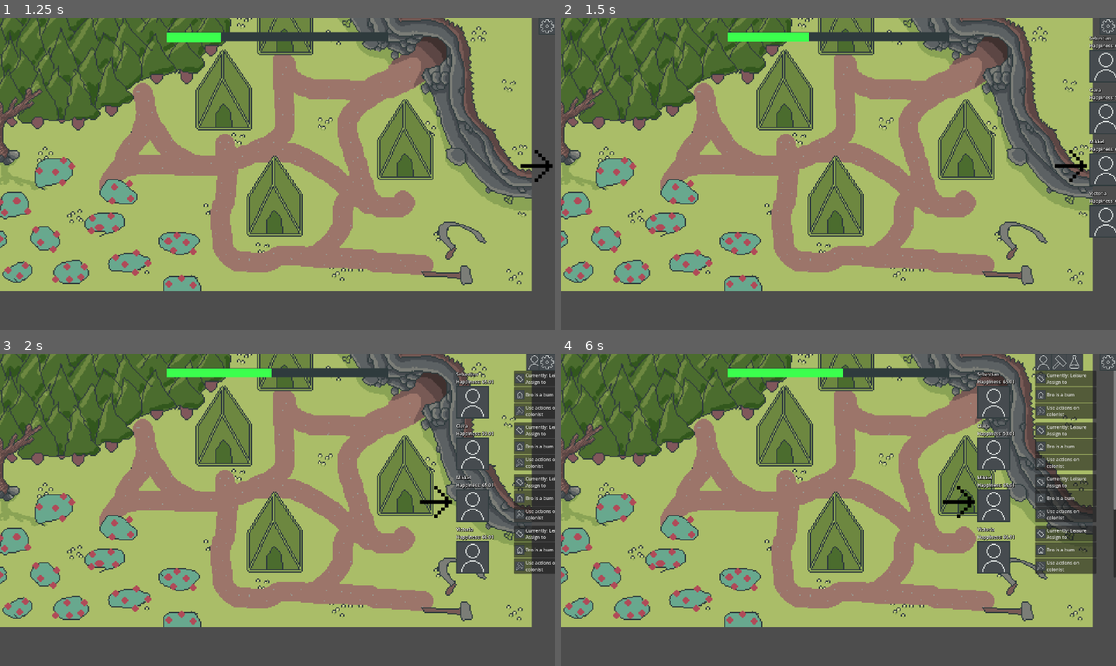
Above: before the commit, frames 1-4 (two rows, left to right).
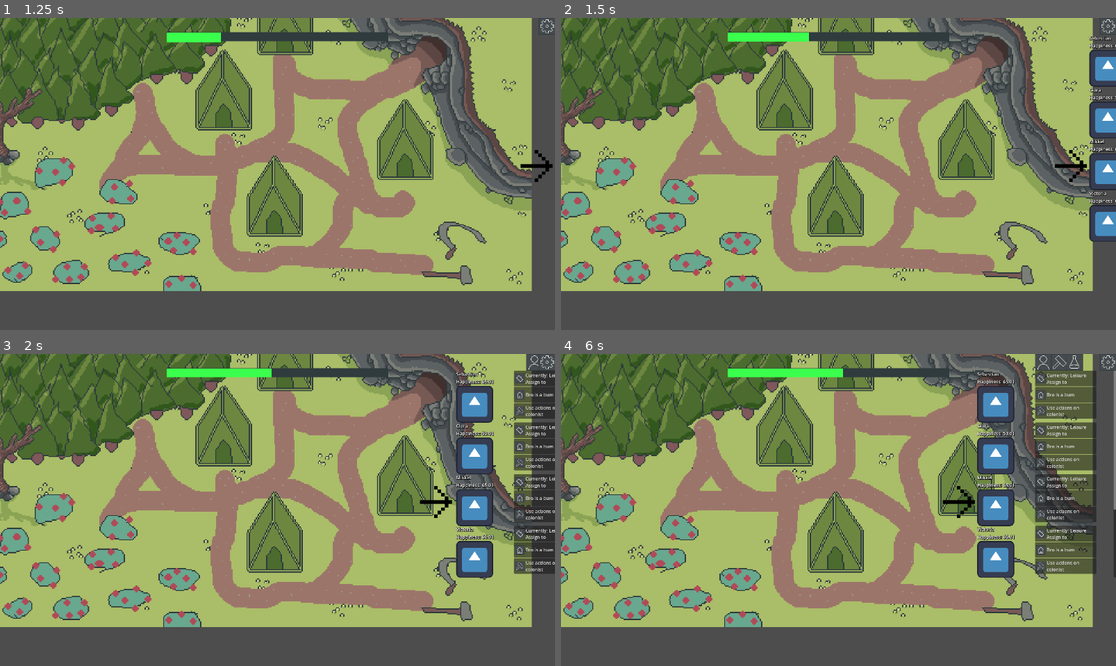
Above: after the commit, the same moments.

Repository: Lueegee1/EksamenDDU
Game: Godot game, scene res://Scenes/Root.tscn
Same seed, same stepped clock (60 frames per second), same inputs: the game is played once before the commit and once after it. The engine's default icon, where the game draws it, is replaced by a stand-in: a white triangle on a blue panel in a dark square.
Inputs (mouse positions are in pixels of both pictures, inside the frame that each line leads up to):
- Up to frame 1 (1.25 s): click (549, 27) at 0.5 s
- Up to frame 2 (1.5 s): click (1099, 164) at 1.25 s
- Up to frame 3 (2 s): no input
- Up to frame 4 (6 s): click (1099, 363) at 2 s; click (1060, 363) at 2.75 s; click (1077, 363) at 3.5 s; click (1049, 416) at 4.25 s; click (1049, 407) at 5.02 s; click (1043, 363) at 5.75 s

Frame 1 is identical in both runs. In frame 2, 1.4% of the frame differs, in the area x 95-100%, y 10-72%; in frame 3, 2.1%, in the area x 82-89%, y 10-72%; in frame 4, 2.1%.
Error after the commit: Invalid call. Nonexistent function 'get' in base 'String'. (res://Scripts/GameManager.gd:172)

Commit message:
Working colonistinstances now we just need to add sprites

Diff:
--- /dev/null
+++ b/ddu-eksamen/Scenes/Colonistbody.tscn
@@ -0,0 +1,5 @@
+[gd_scene format=3 uid="uid://ce7s3dqnrapgx"]
+
+[node name="Node2D" type="Node2D" unique_id=548626439]
+
+[node name="NavigationAgent2D" type="NavigationAgent2D" parent="." unique_id=1015236847]
--- a/ddu-eksamen/Scenes/Game.tscn
+++ b/ddu-eksamen/Scenes/Game.tscn
@@ -320,6 +320,31 @@
 position = Vector2(145, 81)
 sprite_frames = SubResource("SpriteFrames_m15vq")
 
+[node name="Colonistholder" type="Node2D" parent="." unique_id=1253987628]
+
+[node name="Buldingmarkers" type="Node2D" parent="." unique_id=1553048053]
+
+[node name="Farm" type="Marker2D" parent="Buldingmarkers" unique_id=1057702617]
+position = Vector2(372, 549)
+
+[node name="Forest" type="Marker2D" parent="Buldingmarkers" unique_id=1425342488]
+position = Vector2(494, 255)
+
+[node name="Mine" type="Marker2D" parent="Buldingmarkers" unique_id=191456210]
+position = Vector2(1414, 177)
+
+[node name="House1" type="Marker2D" parent="Buldingmarkers" unique_id=1875617734]
+position = Vector2(965, 804)
+
+[node name="House2" type="Marker2D" parent="Buldingmarkers" unique_id=116212650]
+position = Vector2(1393, 618)
+
+[node name="House3" type="Marker2D" parent="Buldingmarkers" unique_id=296954573]
+position = Vector2(994, 150)
+
+[node name="House4" type="Marker2D" parent="Buldingmarkers" unique_id=1958255204]
+position = Vector2(781, 441)
+
 [node name="NavigationRegion2D" type="NavigationRegion2D" parent="." unique_id=1779890824]
 navigation_polygon = SubResource("NavigationPolygon_4eqlp")
 use_edge_connections = false
--- a/ddu-eksamen/Scripts/GameManager.gd
+++ b/ddu-eksamen/Scripts/GameManager.gd
@@ -1,7 +1,9 @@
 extends Node
 
 # Setting Up Dictionaries, Lists and Variables -----------------------------------------------------------------------
-
+var colonist_instances: Dictionary = {}
+var colonist_container: Node
+const colonist_body_scene = preload("res://Scenes/ColonistBody.tscn")
 var food_security_constant: float = 1.0
 var data: Dictionary = {}
 var colonist_dict: Dictionary = {}
@@ -38,13 +40,8 @@
 signal value_changed
 const SAVE_FILE = "user://database.json"
 var is_starving = false
-var building_positions: Dictionary = {
-	"farm": Vector2(120,950),
-	"forest": Vector2(400,100),
-	"mine": Vector2(1300,200),
-	"house1": Vector2(840,125),
-	"house2": Vector2(600,370)
-}
+var building_positions: Dictionary = {}
+var building_markers_node: Node
 # Loading Data from JSON Files ----------------------------------------------------------------------------------
 
 func load_names_from_json(path: String) -> void:
@@ -111,6 +108,7 @@
 			"state": "idle",  # idle | going_to_work | going_home | wandering
 			"speed": 5.0     # pixels per second
 		}
+		setup_colonist_body(colonist_name)
 # Next lines of code are purely for printing to console
 		print("Created colonist # ", colonist +1, " Their name is ", colonist_name)
 		var traits_list_temp: Array = []
@@ -120,6 +118,18 @@
 		value_changed.emit()
 
 # On Startup Function calls --------------------------------------------------------------------------------------------------
+func setup_colonist_body(colonist_name: String) -> void:
+	var body = colonist_body_scene.instantiate()
+	colonist_container.add_child(body)
+	var start_pos = movement_and_sprite_dictionary[colonist_name]["position"]
+	body.global_position = start_pos
+	body.name = colonist_name
+	colonist_instances[colonist_name] = body
+
+func _load_building_positions() -> void:
+	for marker in building_markers_node.get_children():
+		building_positions[marker.name.to_lower()] = marker.global_position
+
 
 func _ready():
 	Global.GameManager = self
@@ -129,6 +139,9 @@
 	load_researches_from_json("res://data/research.json")
 	# the below two lines should be turned into real lines when we want to test the save sytem
 	#if not load_game():
+	colonist_container = get_tree().get_root().find_child("Colonistholder", true, false)
+	building_markers_node = get_tree().get_root().find_child("Buldingmarkers", true, false)
+	_load_building_positions()
 	get_new_colony(colony_start_amount)
 
 #colonist pathfinding and location functions:
@@ -156,60 +169,66 @@
 func colonist_move(delta: float) -> void:
 	for colonist in colonist_dict:
 		var mov = movement_and_sprite_dictionary[colonist]
+		var body = colonist.get(colonist)
+		if body == null:
+			continue
+		var agent: NavigationAgent2D = body.get_node("NavigationAgent2D")
 		var assignment = workers_dict.get(colonist, "unemployed")
+
+		body.global_position = mov["position"]
+
 		if colonist in working_colonist:
 			continue
 
 		match mov["state"]:
-			"idle":# if the colonist is idle then set them to wandering if unemployed or to going to work
+			"idle":
 				if assignment == "unemployed":
 					mov["state"] = "wandering"
+					agent.target_position = Vector2(
+						randf_range(50, 1870), randf_range(50, 1030)
+					)
 				else:
 					mov["state"] = "going_to_work"
-
-			"going_to_work": #if they are going to work then move them towards their workstation
-				#if they arrived then change it so theyre going home
-				var target = get_workstation_position(assignment)
-				mov["target"] = target
-				if move_toward_target(mov, delta):
+					agent.target_position = get_workstation_position(assignment)
+
+			"going_to_work":
+				agent.target_position = get_workstation_position(assignment)
+				if agent.is_navigation_finished():
 					mov["state"] = "working"
 					colonist_work_day_addition(colonist)
-
-			"going_home": #if they're going home then go towards home or alse
+				else:
+					_step_agent(mov, agent, delta)
+
+			"going_home":
 				var target = get_home_position(colonist)
-				# no home → wander
 				if target == null:
 					mov["state"] = "wandering"
+					agent.target_position = Vector2(
+						randf_range(50, 1870), randf_range(50, 1030)
+					)
 					continue
-				mov["target"] = target
-				if move_toward_target(mov, delta):
+				agent.target_position = target
+				if agent.is_navigation_finished():
 					mov["state"] = "going_to_work"
+				else:
+					_step_agent(mov, agent, delta)
+
 			"working":
 				pass
 
 			"wandering":
-				var pos: Vector2 = mov["position"]
-				var target: Vector2 = mov["target"]
-				if pos.distance_to(target) < 10.0:
-					mov["target"] = Vector2(randf_range(50, 1870), randf_range(50, 1030))
-				move_toward_target(mov, delta)
+				if agent.is_navigation_finished():
+					agent.target_position = Vector2(
+						randf_range(50, 1870), randf_range(50, 1030)
+					)
+				else:
+					_step_agent(mov, agent, delta)
 	value_changed.emit()
 
-
-func move_toward_target(mov: Dictionary, delta: float) -> bool:
-	var pos: Vector2 = mov["position"]
-	var target: Vector2 = mov["target"]
-
-	var direction = target - pos
-
-	if direction.length() < 5.0:
-		return true
-
-	pos += direction.normalized() * mov["speed"] * delta
-	mov["position"] = pos
-
-	return false
-#0,0 til 1920*1080 i hd
+func _step_agent(mov: Dictionary, agent: NavigationAgent2D, delta: float) -> void:
+	var next_pos = agent.get_next_path_position()
+	var direction = (next_pos - mov["position"]).normalized()
+	mov["position"] += direction * mov["speed"] * delta
 
 # Save system---------------------------------------------------------------------------
 #saves the game and return a true/false if the saving was succesfull
@@ -305,6 +324,8 @@
 	if saved_data.has("research"):
 		var research_data = saved_data["research"]
 		researches = research_data.get("researches", researches)
+	for colonist_name in colonist_dict:
+		setup_colonist_body(colonist_name)
 	return true
 
 # Tick System --------------------------------------------------------------------------------------------------
@@ -464,6 +485,7 @@
 			"state": "idle",
 			"speed": 5.0
 		}
+	setup_colonist_body(child_name)
 
 func kill_colonist(colonist_name: String) -> bool:
 	if colonist_name not in colonist_dict:
@@ -473,6 +495,8 @@
 	movement_and_sprite_dictionary.erase(colonist_name)
 	working_colonist.erase(colonist_name)
 	happiness_dict.erase(colonist_name)
+	colonist_instances[colonist_name].queue_free()
+	colonist_instances.erase(colonist_name)
 	for house in housing_dictionary:
 		if colonist_name in housing_dictionary[house]["assigned"]:
 			housing_dictionary[house]["assigned"].erase(colonist_name)
--- a/ddu-eksamen/Scripts/UI.gd
+++ b/ddu-eksamen/Scripts/UI.gd
@@ -94,7 +94,7 @@
 		if character not in colonists_card_dict:
 			var card = character_card.instantiate()
 			$RootMenu/ColonistScroll/ColonistMenu.add_child(card)
-			card.setup(character, "res://Assets/temp files/buttons/Sprite-0003-Sheet3.png")
+			card.setup(character, "res://icon.svg")
 			colonists_card_dict[character] = card
 
 	var to_remove = []
